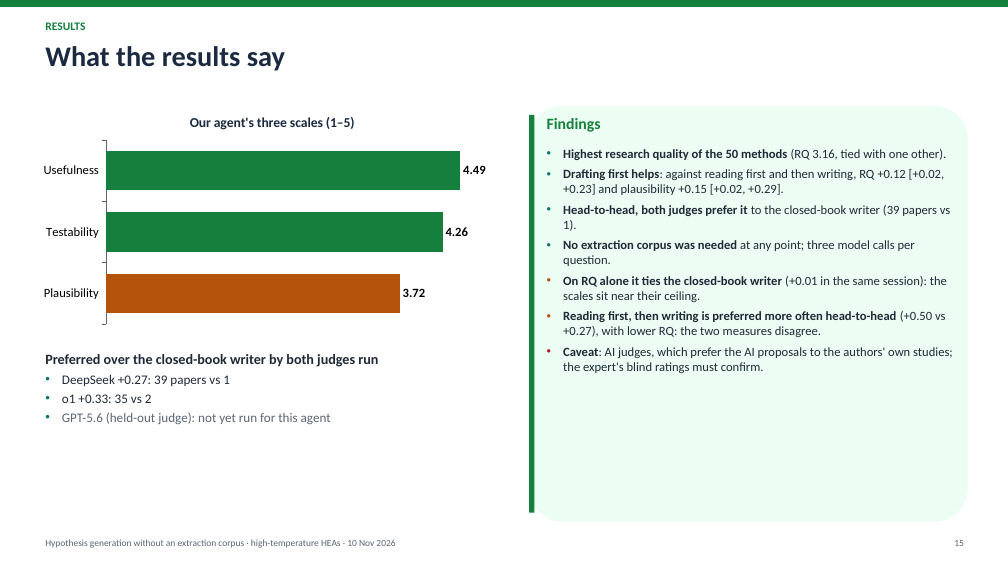
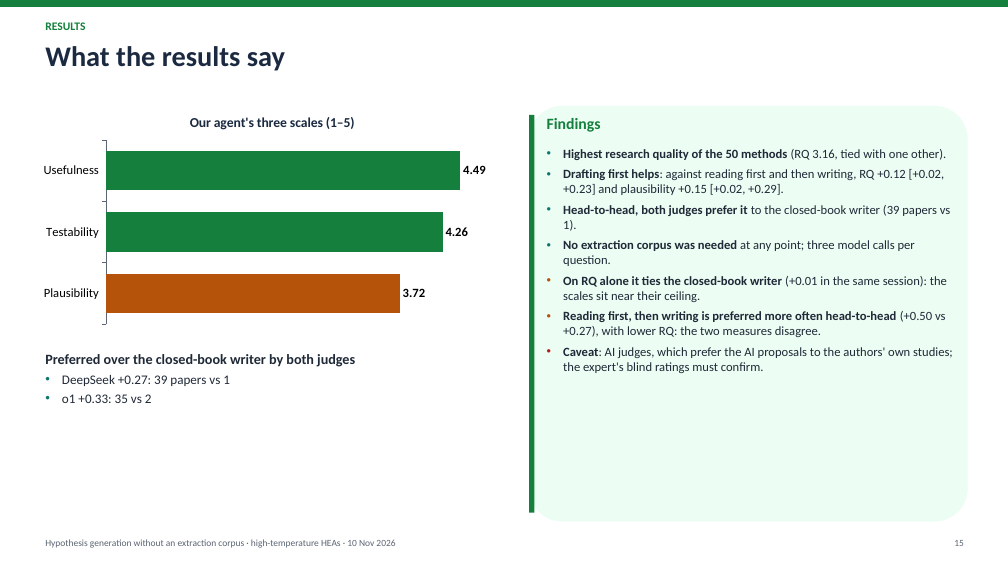
Before and after one commit to yadyneshsonale/materials-hypothesis-generation, a slide deck: slide 15 of presentations/2026-11-10_on_demand_retrieval/on_demand_hypothesis_generation_2026-11-10.pptx. Drawn at 1008x567 pixels with LibreOffice and Linux fonts; fonts in the diff are those of the drawing. Boxes give left, top, right and bottom in pixels: in the first picture for what was removed or moved away, otherwise in the second. Text is boxed around its words. In the diff, an @@ line names an element or a change of style, - is before the commit and + after.

```diff
--- a/presentations/2026-11-10_on_demand_retrieval/on_demand_hypothesis_generation_2026-11-10.pptx
+++ b/presentations/2026-11-10_on_demand_retrieval/on_demand_hypothesis_generation_2026-11-10.pptx
@@ text at (45,354,355,367): text changed @@
-Preferred over the closed-book writer by both judges run
+Preferred over the closed-book writer by both judges
@@ text at (62,412,331,424): paragraph removed @@
-• GPT-5.6 (held-out judge): not yet run for this agent
```
Also in this commit, not shown: 4 other slides changed, 1 slide removed, 1 other file.
